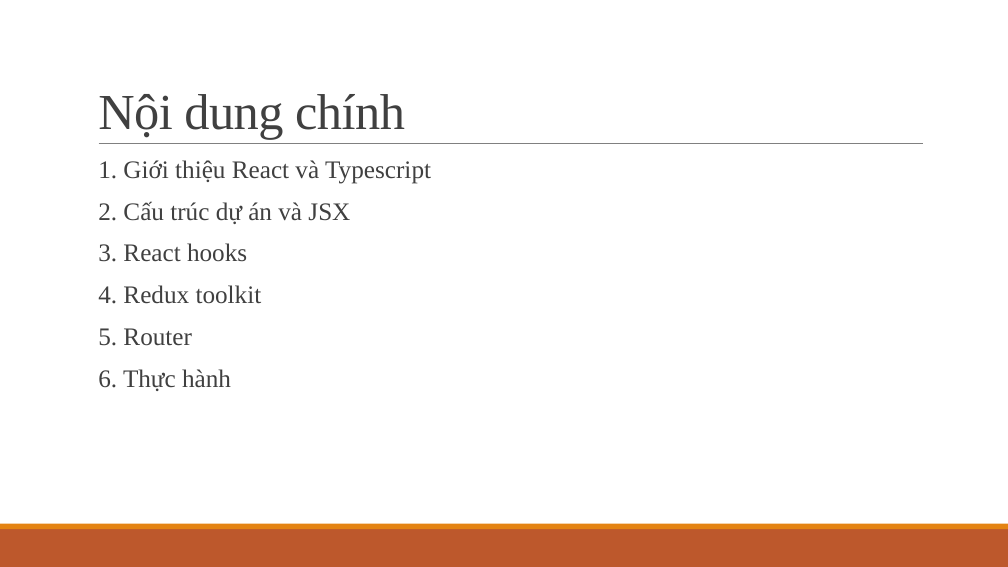
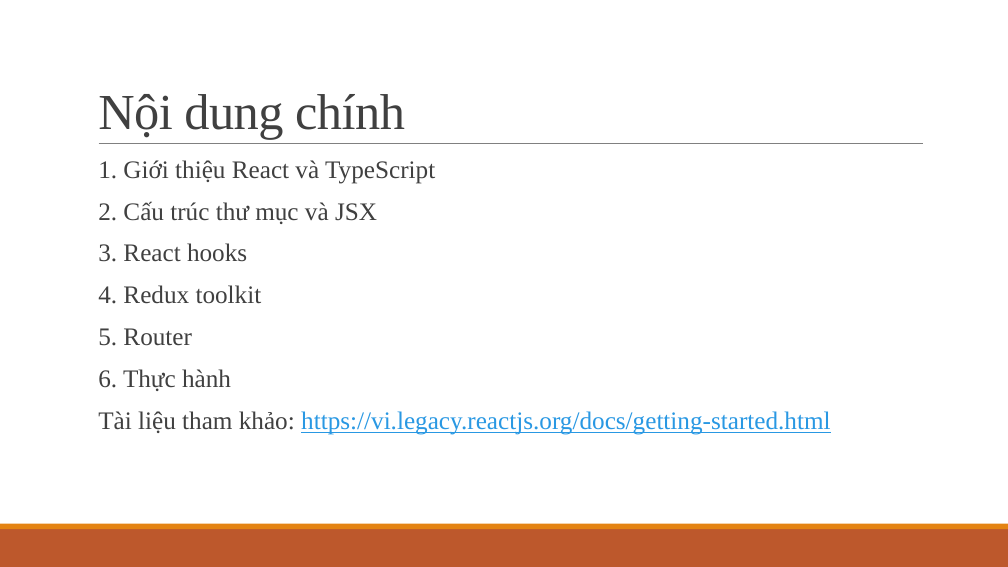
Before and after one commit to ddinhftieens/tranning-react, a slide deck: slide 2 of react_ts.pptx. Drawn at 1008x567 pixels with LibreOffice and Linux fonts; fonts in the diff are those of the drawing. Boxes give left, top, right and bottom in pixels: in the first picture for what was removed or moved away, otherwise in the second. Text is boxed around its words. In the diff, an @@ line names an element or a change of style, - is before the commit and + after.

```diff
--- a/react_ts.pptx
+++ b/react_ts.pptx
@@ text at box(98, 160, 435, 224): text changed @@
-  1. Giới thiệu React và Typescript
-  2. Cấu trúc dự án và JSX
+  1. Giới thiệu React và TypeScript
+  2. Cấu trúc thư mục và JSX
@@ text at box(98, 411, 830, 435): paragraph added @@
+  Tài liệu tham khảo: https://vi.legacy.reactjs.org/docs/getting-started.html
```
Also in this commit, not shown: 6 other slides changed, 19 slides added, 2 other files.
